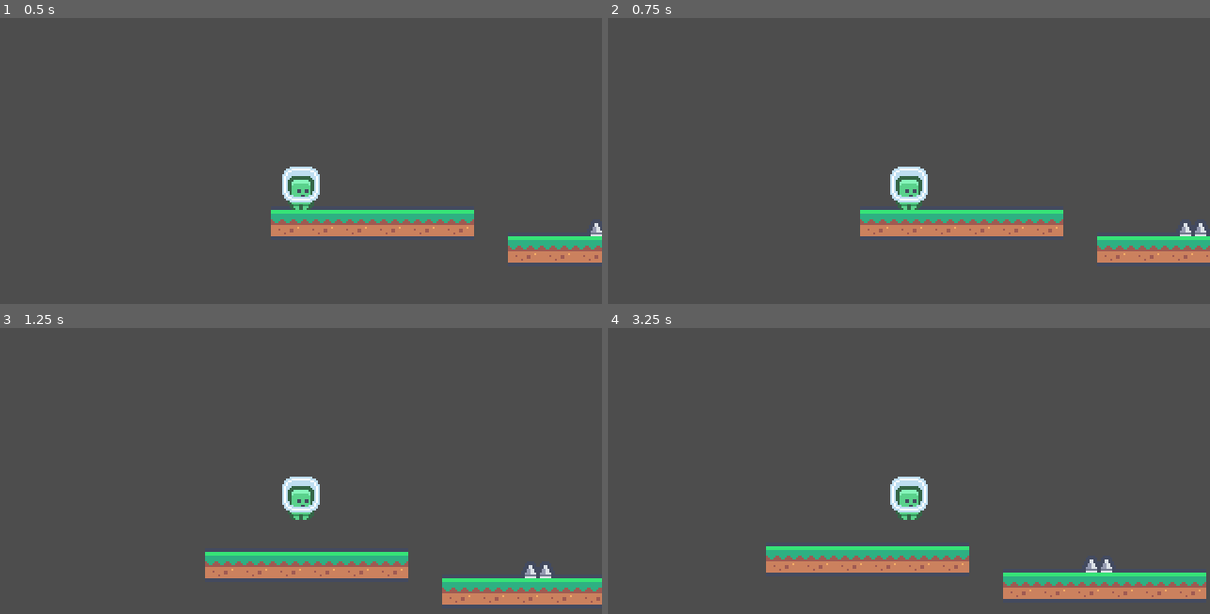
Above: before the commit, frames 1-4 (two rows, left to right).
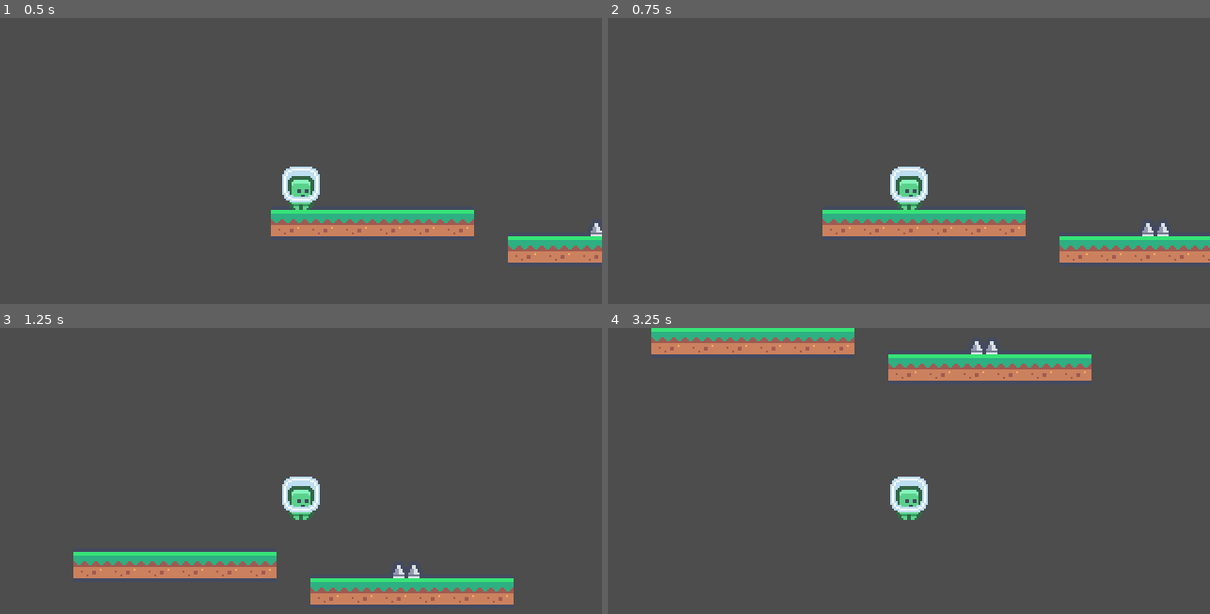
Above: after the commit, the same moments.

Repository: platz-halter/mario_clone
Game: Godot game, scene res://world.tscn
Same seed, same stepped clock (60 frames per second), same inputs: the game is played once before the commit and once after it.
Inputs:
- Up to frame 1 (0.5 s): no input
- Up to frame 2 (0.75 s): hold Right (ui_right) from 0.53 s (still down); hold Shift (dash, bound only after the commit) from 0.53 s (still down)
- Up to frame 3 (1.25 s): keep holding Right (ui_right); keep holding Shift (dash, bound only after the commit); tap Up (ui_up) at 0.77 s
- Up to frame 4 (3.25 s): release Shift (dash, bound only after the commit) at 1.28 s; tap Shift (dash, bound only after the commit) at 1.35, 2.85 s; tap Up (ui_up) at 1.52, 3.02 s; release Right (ui_right) at 2.03 s; hold Left (ui_left) 2.03-2.78 s; hold Shift (dash, bound only after the commit) 2.03-2.78 s; hold Right (ui_right) from 2.78 s (still down)

Frame 1 is identical in both runs. In frame 2, 2.6% of the frame differs, in the area x 35-100%, y 67-86%; in frame 3, 7.9%; in frame 4, 13%, in the area x 7-100%, y 0-95%.

Commit message:
made dash key able to work again

Diff:
--- a/player.gd
+++ b/player.gd
@@ -15,13 +15,15 @@
 func _ready():
 	health = max_health
 func _physics_process(delta):
+	local_speed = max_speed
+
 	if health <= 0:
 		print("Game over!")
 
 	velocity.y += local_grav
 
 	if Input.is_action_pressed("dash"):
-		local_speed = max_speed + dash_max
+		local_speed += dash_max
 	else:
 		local_speed = max_speed
 
--- a/project.godot
+++ b/project.godot
@@ -61,9 +61,9 @@
 "events": [Object(InputEventKey,"resource_local_to_scene":false,"resource_name":"","device":-1,"window_id":0,"alt_press …(182 unchanged characters)…
 ]
 }
-Dash={
+dash={
 "deadzone": 0.5,
-"events": [null, Object(InputEventMouseButton,"resource_local_to_scene":false,"resource_name":"","device":-1,"window_id":0,"alt_pressed":false,"shift_pressed":false,"ctrl_pressed":false,"meta_pressed":false,"button_mask":0,"position":Vector2(0, 0),"global_position":Vector2(0, 0),"factor":1.0,"button_index":1,"canceled":false,"pressed":false,"double_click":false,"script":null)
+"events": [Object(InputEventKey,"resource_local_to_scene":false,"resource_name":"","device":-1,"window_id":0,"alt_pressed":false,"shift_pressed":false,"ctrl_pressed":false,"meta_pressed":false,"pressed":false,"keycode":4194325,"physical_keycode":0,"key_label":0,"unicode":0,"echo":false,"script":null)
 ]
 }
 
